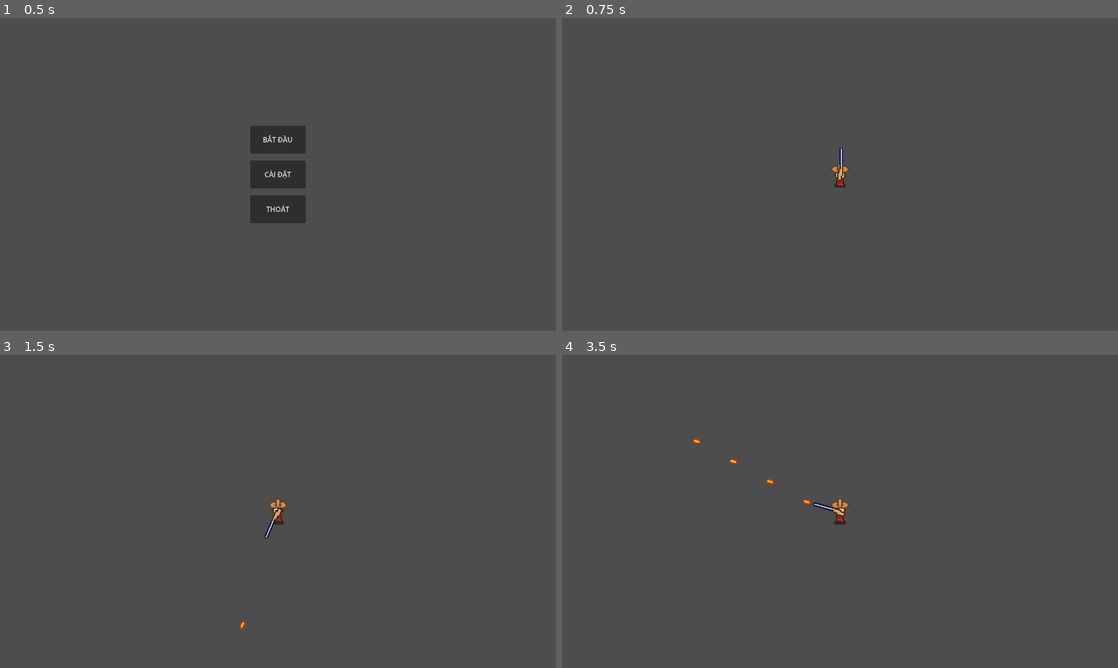
Above: before the commit, frames 1-4 (two rows, left to right).
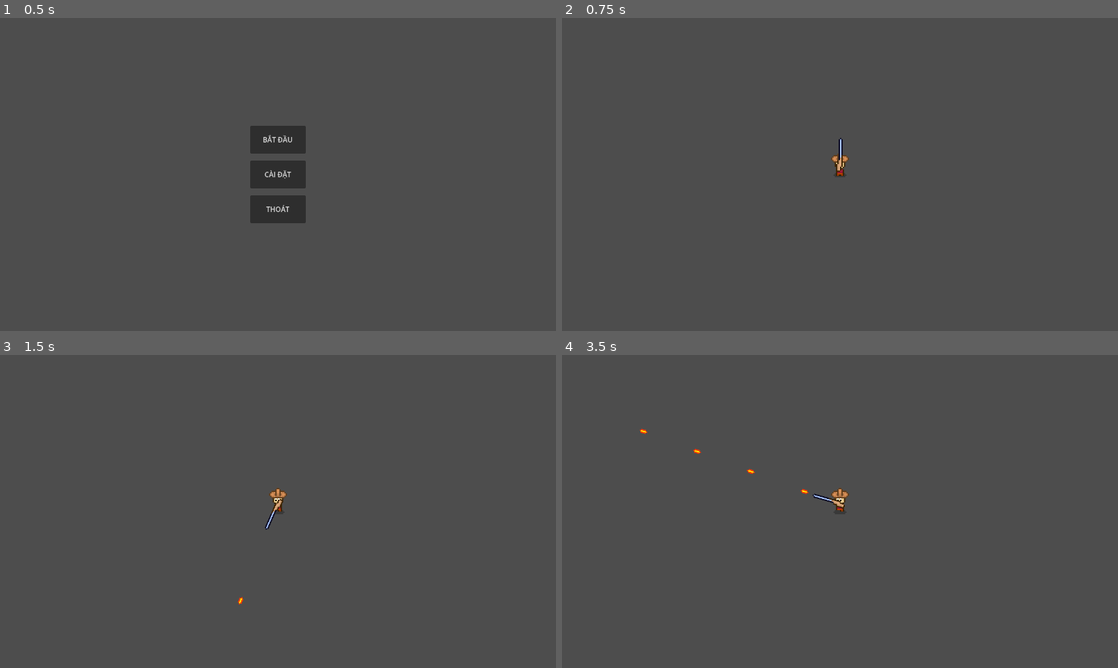
Above: after the commit, the same moments.

Repository: QuocKhangDA22TTD/game_projects
Game: Godot game, scene res://scenes/MainMenu.tscn
The game is run twice, just before and just after one commit, with the same random seed, the same clock (stepped at 60 frames per second) and the same inputs.
Inputs (mouse positions are in pixels of both pictures, inside the frame that each line leads up to):
- Up to frame 1 (0.5 s): no input
- Up to frame 2 (0.75 s): click "BẮT ĐẦU" at 0.5 s
- Up to frame 3 (1.5 s): tap Enter at 1.25 s; move the mouse to (250, 574) at 1.27 s; press the mouse at (250, 574) at 1.28 s; hold W (move_up) from 1.28 s (still down)
- Up to frame 4 (3.5 s): move the mouse to (1006, 558) at 2.02 s; release the mouse at (1006, 558) at 2.03 s; click (1006, 558) at 2.1 s; tap Space at 2.75 s; move the mouse to (673, 464) at 2.77 s; release W (move_up) at 2.78 s; press the mouse at (673, 464) at 2.78 s; hold A (move_left) from 2.78 s (still down)

Frame 1 is identical in both runs. In frame 2, 0.3% of the frame differs, in the area x 48-52%, y 38-55%; in frame 3, 0.3%; in frame 4, 0.5%, in the area x 14-52%, y 23-55%.

Commit message:
Cập nhập assets, player và bullet.

Diff:
--- a/unnamed-1/scenes/bullet.tscn
+++ b/unnamed-1/scenes/bullet.tscn
@@ -1,22 +1,22 @@
 [gd_scene format=3 uid="uid://dhjfq1olb04"]
 
 [ext_resource type="Script" uid="uid://cgdfwtnom4v" path="res://scripts/bullet.gd" id="1_bullet"]
-[ext_resource type="Texture2D" uid="uid://c82kq6gharhgy" path="res://assets/asset.png" id="2_atlas"]
+[ext_resource type="Texture2D" uid="uid://byh2e3ylhpg70" path="res://assets/bullet.png" id="2_y25gk"]
 
-[sub_resource type="AtlasTexture" id="AtlasTexture_bullet"]
-atlas = ExtResource("2_atlas")
-region = Rect2(53, 7, 6, 3)
+[sub_resource type="AtlasTexture" id="AtlasTexture_y25gk"]
+atlas = ExtResource("2_y25gk")
+region = Rect2(4, 7, 8, 3)
 
 [sub_resource type="RectangleShape2D" id="RectangleShape2D_bullet"]
 size = Vector2(6, 3)
 
-[node name="Bullet" type="Area2D"]
+[node name="Bullet" type="Area2D" unique_id=997869165]
 script = ExtResource("1_bullet")
 
-[node name="Sprite2D" type="Sprite2D" parent="."]
-texture = SubResource("AtlasTexture_bullet")
+[node name="Sprite2D" type="Sprite2D" parent="." unique_id=1363054327]
+texture = SubResource("AtlasTexture_y25gk")
 
-[node name="CollisionShape2D" type="CollisionShape2D" parent="."]
+[node name="CollisionShape2D" type="CollisionShape2D" parent="." unique_id=1289307116]
 shape = SubResource("RectangleShape2D_bullet")
 
 [connection signal="body_entered" from="." to="." method="_on_body_entered"]
--- a/unnamed-1/scenes/player.tscn
+++ b/unnamed-1/scenes/player.tscn
@@ -1,29 +1,34 @@
 [gd_scene format=3 uid="uid://dq2uvbtqeet"]
 
 [ext_resource type="Script" uid="uid://cw6xa4ywi6c" path="res://scripts/player.gd" id="1_player"]
-[ext_resource type="Texture2D" uid="uid://c82kq6gharhgy" path="res://assets/asset.png" id="2_atlas"]
+[ext_resource type="Texture2D" uid="uid://cnr7rxpnc7to7" path="res://assets/player.png" id="2_qhqgy"]
+[ext_resource type="Texture2D" uid="uid://bw1n1ith54asn" path="res://assets/gun.png" id="3_dqkch"]
 
-[sub_resource type="AtlasTexture" id="AtlasTexture_f0"]
-atlas = ExtResource("2_atlas")
-region = Rect2(0, 43, 16, 20)
+[sub_resource type="AtlasTexture" id="AtlasTexture_qlg0r"]
+atlas = ExtResource("2_qhqgy")
+region = Rect2(0, 0, 16, 24)
 
-[sub_resource type="AtlasTexture" id="AtlasTexture_f1"]
-atlas = ExtResource("2_atlas")
-region = Rect2(16, 43, 16, 20)
+[sub_resource type="AtlasTexture" id="AtlasTexture_tuyoq"]
+atlas = ExtResource("2_qhqgy")
+region = Rect2(16, 0, 16, 24)
 
-[sub_resource type="AtlasTexture" id="AtlasTexture_f2"]
-atlas = ExtResource("2_atlas")
-region = Rect2(32, 43, 16, 20)
+[sub_resource type="AtlasTexture" id="AtlasTexture_fjrip"]
+atlas = ExtResource("2_qhqgy")
+region = Rect2(32, 0, 16, 24)
 
-[sub_resource type="AtlasTexture" id="AtlasTexture_f3"]
-atlas = ExtResource("2_atlas")
-region = Rect2(48, 43, 16, 20)
+[sub_resource type="AtlasTexture" id="AtlasTexture_smehm"]
+atlas = ExtResource("2_qhqgy")
+region = Rect2(48, 0, 16, 24)
+
+[sub_resource type="AtlasTexture" id="AtlasTexture_ur7pv"]
+atlas = ExtResource("2_qhqgy")
+region = Rect2(64, 0, 16, 24)
 
 [sub_resource type="SpriteFrames" id="SpriteFrames_player"]
 animations = [{
 "frames": [{
 "duration": 1.0,
-"texture": SubResource("AtlasTexture_f0")
+"texture": SubResource("AtlasTexture_qlg0r")
 }],
 "loop": true,
 "name": &"idle",
@@ -31,50 +36,49 @@
 }, {
 "frames": [{
 "duration": 1.0,
-"texture": SubResource("AtlasTexture_f0")
+"texture": SubResource("AtlasTexture_tuyoq")
 }, {
 "duration": 1.0,
-"texture": SubResource("AtlasTexture_f1")
+"texture": SubResource("AtlasTexture_fjrip")
 }, {
 "duration": 1.0,
-"texture": SubResource("AtlasTexture_f2")
+"texture": SubResource("AtlasTexture_smehm")
 }, {
 "duration": 1.0,
-"texture": SubResource("AtlasTexture_f3")
+"texture": SubResource("AtlasTexture_ur7pv")
 }],
 "loop": true,
 "name": &"walk",
 "speed": 8.0
 }]
 
-[sub_resource type="AtlasTexture" id="AtlasTexture_gun"]
-atlas = ExtResource("2_atlas")
-region = Rect2(19, 7, 26, 5)
-
 [sub_resource type="CircleShape2D" id="CircleShape2D_player"]
 radius = 6.0
 
-[node name="Player" type="CharacterBody2D"]
+[node name="Player" type="CharacterBody2D" unique_id=303279630]
 motion_mode = 1
 script = ExtResource("1_player")
 
-[node name="Body" type="AnimatedSprite2D" parent="."]
+[node name="Body" type="AnimatedSprite2D" parent="." unique_id=1157522133]
 sprite_frames = SubResource("SpriteFrames_player")
-animation = &"idle"
+animation = &"walk"
 autoplay = "idle"
+frame = 1
+frame_progress = 0.95186085
+offset = Vector2(0, -9)
 
-[node name="CollisionShape2D" type="CollisionShape2D" parent="."]
+[node name="CollisionShape2D" type="CollisionShape2D" parent="." unique_id=1852072888]
 shape = SubResource("CircleShape2D_player")
 
-[node name="GunPivot" type="Node2D" parent="."]
-position = Vector2(0, 1)
+[node name="GunPivot" type="Node2D" parent="." unique_id=1042656648]
+position = Vector2(0, -6)
 
-[node name="GunSprite" type="Sprite2D" parent="GunPivot"]
+[node name="GunSprite" type="Sprite2D" parent="GunPivot" unique_id=165157251]
 position = Vector2(9, 0)
-texture = SubResource("AtlasTexture_gun")
+texture = ExtResource("3_dqkch")
 
-[node name="Muzzle" type="Marker2D" parent="GunPivot"]
+[node name="Muzzle" type="Marker2D" parent="GunPivot" unique_id=1451564543]
 position = Vector2(22, 0)
 
-[node name="Camera2D" type="Camera2D" parent="."]
+[node name="Camera2D" type="Camera2D" parent="." unique_id=189738013]
 zoom = Vector2(3, 3)
--- a/unnamed-1/scripts/player.gd
+++ b/unnamed-1/scripts/player.gd
@@ -1,6 +1,6 @@
 extends CharacterBody2D
 
-@export var speed: float = 120.0
+@export var speed: float = 60.0
 @export var fire_rate: float = 0.2
 @export var bullet_scene: PackedScene
 
@@ -34,6 +34,7 @@
 	body.flip_h = to_mouse.x < 0.0
 	# Khi súng chĩa sang trái, lật dọc để súng không bị lộn ngược
 	gun_sprite.flip_v = absf(gun_pivot.rotation) > PI / 2.0
+	muzzle.position.y = 1.0 if gun_sprite.flip_v else -1.0
 
 
 func _shoot(delta: float) -> void:
Binary file removed: unnamed-1/assets/asset.png
Binary file added: unnamed-1/assets/bullet.png
Not shown, added: unnamed-1/assets/bullet.png.import
Binary file added: unnamed-1/assets/gun.png
Not shown, changed: unnamed-1/assets/gun.png.import
Binary file added: unnamed-1/assets/pig.png
Not shown, added: unnamed-1/assets/pig.png.import
Binary file added: unnamed-1/assets/player.png
Not shown, added: unnamed-1/assets/player.png.import
